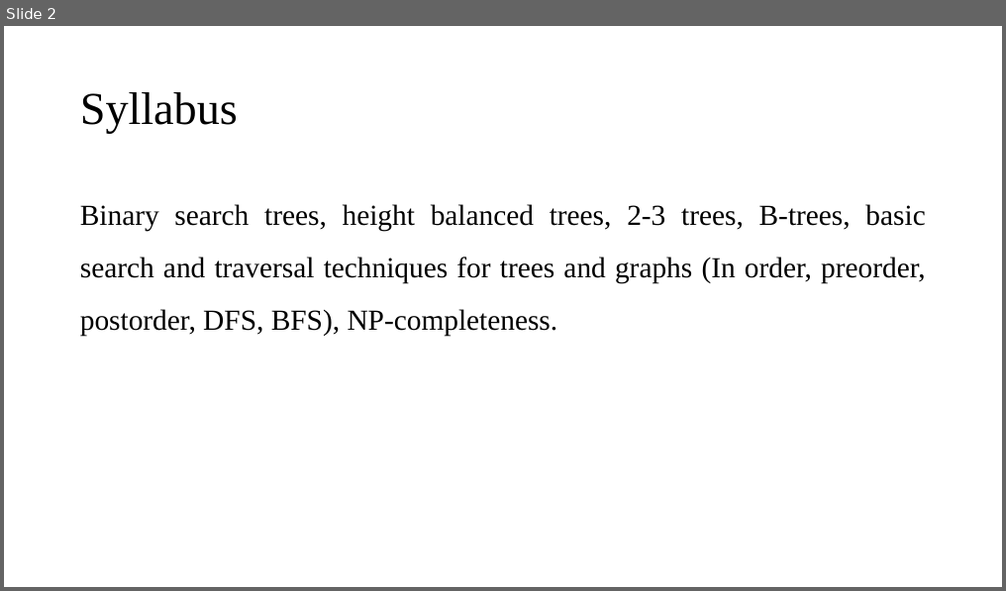
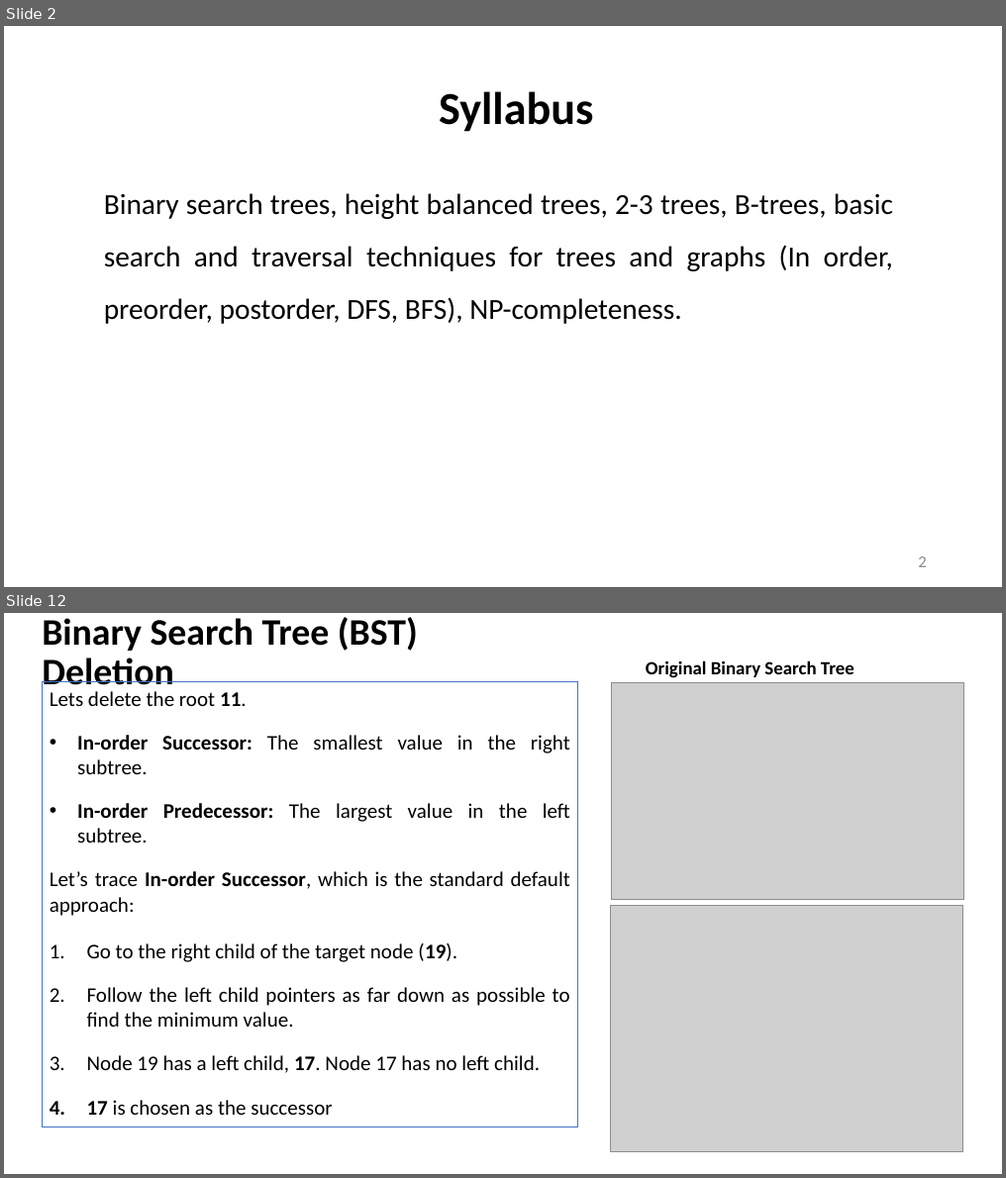
Before and after one commit to dayanandyadav205/CS-402-ADA, a slide deck: PPT_Notes/Unit-5_CS-402_ADA/Unit-5_CS-402_ADA.pptx. Shown one above the other, each under a label of ours: slide 2 before the commit, slides 2 and 12 after it; the slides between them are not shown. The pictures are 1006x591 and 1006x1178 pixels, drawn with LibreOffice and Linux fonts; fonts in the diff are those of the drawing; grey boxes stand for pictures. Boxes give left, top, right and bottom in pixels: in the first picture for what was removed or moved away, otherwise in the second. Text is boxed around its words. In the diff, an @@ line names an element or a change of style, - is before the commit and + after.

```diff
--- a/PPT_Notes/Unit-5_CS-402_ADA/Unit-5_CS-402_ADA.pptx
+++ b/PPT_Notes/Unit-5_CS-402_ADA/Unit-5_CS-402_ADA.pptx
@@ slide 12 added at box(4, 613, 1002, 1174), background #FFFFFF @@
@@ title added at box(42, 617, 418, 694), 36 pt, text #000000, bold @@
+Binary Search Tree (BST) Deletion
@@ text added at box(646, 661, 854, 678), 18 pt, text #000000, bold @@
+Original Binary Search Tree
@@ rectangle added at box(43, 682, 578, 1128), outline #4472C4 0.75 pt, 20 pt, text #000000 @@
+Lets delete the root 11.
+• In-order Successor: The smallest value in the right subtree.
+• In-order Predecessor: The largest value in the left subtree.
+Let’s trace In-order Successor, which is the standard default approach:
+1. Go to the right child of the target node (19).
+2. Follow the left child pointers as far down as possible to find the minimum value.
+3. Node 19 has a left child, 17. Node 17 has no left child.
+4. 17 is chosen as the successor
@@ picture added at box(611, 683, 963, 900) @@
@@ picture added at box(611, 906, 963, 1152) @@
@@ page number added at box(913, 1152, 926, 1157), 12 pt, text #8C8C8C @@
+12
@@ slide 2 changed as well @@
@@ title "Syllabus": place and size @@
-title "Syllabus" at box(80, 92, 238, 134)
+title "Syllabus" at box(439, 91, 593, 132)
@@ title "Syllabus" at box(439, 91, 593, 132): font Times New Roman to Calibri, bold on; alignment left to centre @@
@@ text "Binary search trees, height balanced ...": place and size @@
-text "Binary search trees, height balanced ..." at box(80, 204, 926, 336)
+text "Binary search trees, height balanced ..." at box(104, 193, 893, 324)
@@ text "Binary search trees, height balanced ..." at box(104, 193, 893, 324): font Times New Roman to Calibri @@
@@ page number added at box(918, 557, 926, 568), 16 pt, text #8C8C8C @@
+2
```
Also in this commit, not shown: 12 other slides changed, 29 other slides added, 20 slides removed, 13 other files.
